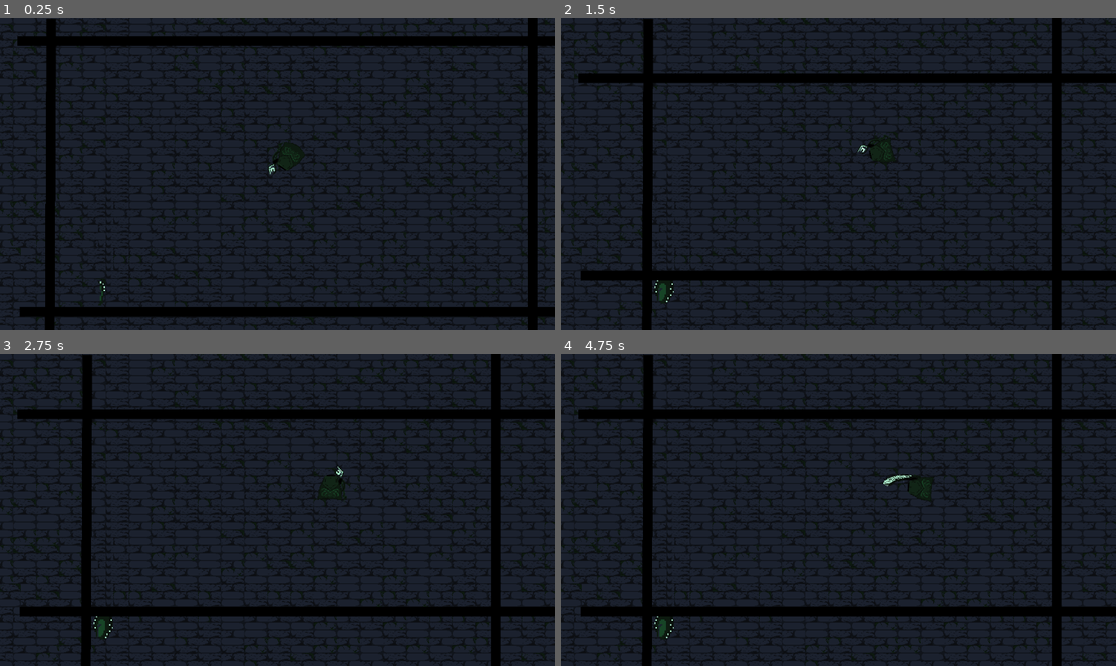
Above: before the commit, frames 1-4 (two rows, left to right).
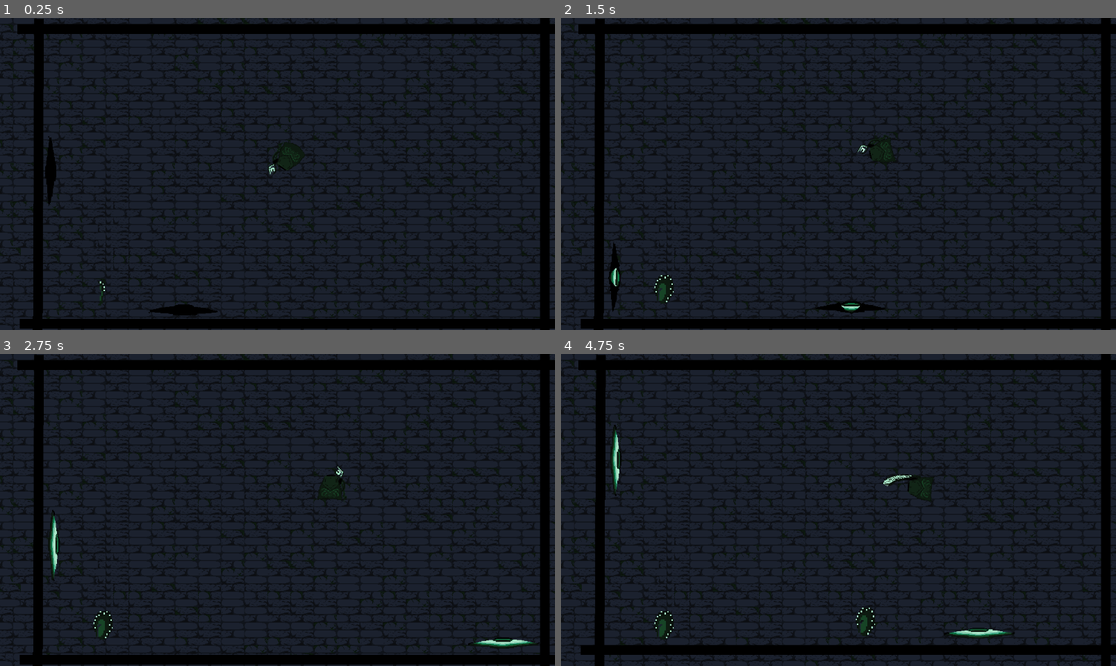
Above: after the commit, the same moments.

Repository: Lucas-FAlves/LudumDare_54_Godot
Game: Godot game, scene res://Scenes/Vilela.tscn
Same seed, same stepped clock (60 frames per second), same inputs: the game is played once before the commit and once after it. The engine's default icon, where the game draws it, is replaced by a stand-in: a white triangle on a blue panel in a dark square.
Inputs (mouse positions are in pixels of both pictures, inside the frame that each line leads up to):
- Up to frame 1 (0.25 s): no input
- Up to frame 2 (1.5 s): move the mouse to (960, 158) at 0.52 s; hold D (Move_Right) from 0.53 s (still down); tap E (Attack) at 0.6, 1.35 s; tap W (Move_Up) at 0.77 s; move the mouse to (727, 189) at 1.27 s
- Up to frame 3 (2.75 s): tap W (Move_Up) at 1.52 s; move the mouse to (333, 441) at 2.02 s; release D (Move_Right) at 2.03 s; hold A (Move_Left) from 2.03 s (still down); tap E (Attack) at 2.1 s
- Up to frame 4 (4.75 s): move the mouse to (810, 572) at 2.77 s; release A (Move_Left) at 2.78 s; hold D (Move_Right) 2.78-4.28 s; tap E (Attack) at 2.85, 3.6, 4.35 s; tap W (Move_Up) at 3.02, 3.77, 4.52 s; move the mouse to (1005, 556) at 3.52 s; move the mouse to (672, 463) at 4.27 s; hold A (Move_Left) from 4.28 s (still down)

The runs differ from the first frame. In frame 1, 15% of the frame differs, in the area x 3-100%, y 0-100%; in frame 2, 15%; in frame 3, 15%; in frame 4, 16%.

Commit message:
reduce wall movement

Diff:
--- a/Scenes/Level.tscn
+++ b/Scenes/Level.tscn
@@ -54,6 +54,8 @@
 position = Vector2(323, -24)
 shape = SubResource("RectangleShape2D_2w6an")
 
+[node name="CharacterBody2D (Olho)" parent="cima" instance=ExtResource("6_s24i4")]
+
 [node name="esquerda" type="RigidBody2D" parent="."]
 position = Vector2(16, 77)
 rotation = 1.57509
@@ -64,6 +66,9 @@
 move_speed = 0
 move_direction = Vector2(1, 0)
 metadata/_edit_group_ = true
+
+[node name="CharacterBody2D (Olho)" parent="esquerda" instance=ExtResource("6_s24i4")]
+isVertical = true
 
 [node name="Sprite2D" type="Sprite2D" parent="esquerda"]
 position = Vector2(322.287, -25.0714)
@@ -85,6 +90,9 @@
 move_direction = Vector2(-1, 0)
 move_limit = Vector2(-100, 0)
 metadata/_edit_group_ = true
+
+[node name="CharacterBody2D (Olho)" parent="direita" instance=ExtResource("6_s24i4")]
+isVertical = true
 
 [node name="Sprite2D" type="Sprite2D" parent="direita"]
 position = Vector2(319.823, -21.757)
@@ -114,7 +122,6 @@
 
 [node name="CharacterBody2D (Olho)" parent="baixo" instance=ExtResource("6_s24i4")]
 position = Vector2(346, -55)
-rotation = 3.14159
 collision_layer = 256
 collision_mask = 240
 
--- a/Scenes/Vilela.tscn
+++ b/Scenes/Vilela.tscn
@@ -70,12 +70,18 @@
 position = Vector2(323, -24)
 shape = SubResource("RectangleShape2D_2w6an")
 
+[node name="CharacterBody2D (Olho)" parent="esquerda" instance=ExtResource("7_okt4f")]
+position = Vector2(61.5906, -52.4841)
+collision_mask = 240
+isVertical = true
+
 [node name="direita" type="RigidBody2D" parent="."]
 position = Vector2(1103, 214)
 rotation = 1.5708
 scale = Vector2(0.309664, 1.00319)
 collision_layer = 64
 gravity_scale = 0.0
+freeze_mode = 1
 script = ExtResource("8_rdeqn")
 metadata/_edit_group_ = true
 
@@ -99,6 +105,7 @@
 [node name="CharacterBody2D (Olho)" parent="baixo" instance=ExtResource("7_okt4f")]
 position = Vector2(76, -52)
 collision_layer = 128
+collision_mask = 240
 
 [node name="Sprite2D" type="Sprite2D" parent="baixo"]
 position = Vector2(322, -22)
@@ -112,6 +119,7 @@
 [node name="Player_Character" parent="." instance=ExtResource("9_gxic7")]
 process_mode = 1
 position = Vector2(593, 285)
+collision_mask = 240
 
 [node name="Area2D" type="Area2D" parent="Player_Character"]
 
--- a/Scenes/direita.gd
+++ b/Scenes/direita.gd
@@ -1,6 +1,6 @@
 extends RigidBody2D
 
-@export var move_speed = 100  # Velocidade de movimento
+@export var move_speed = 25  # Velocidade de movimento
 @export var move_direction = Vector2.LEFT  # Direção inicial
 var is_moving = false  # Indica se o RigidBody2D está se movendo
 @export var move_limit = Vector2 (-100,0)  # Limite para onde o RigidBody2D deve se mover
@@ -11,7 +11,7 @@
 	# Obtém a posição inicial do objeto
 	initialPosition = global_position  # Ou use "position" em vez de "global_position" se for relativa ao nó pai
 	initialPosition += move_limit
-	start_movement()
+	#start_movement()
 
 func _process(delta):
 	if is_moving:
--- a/Scenes/esquerda.gd
+++ b/Scenes/esquerda.gd
@@ -1,6 +1,6 @@
 extends RigidBody2D
 
-@export var move_speed = 100  # Velocidade de movimento
+@export var move_speed = 25  # Velocidade de movimento
 @export var move_direction = Vector2.RIGHT  # Direção inicial
 var is_moving = false  # Indica se o RigidBody2D está se movendo
 @export var move_limit = Vector2 (100,0)  # Limite para onde o RigidBody2D deve se mover
@@ -11,7 +11,7 @@
 	# Obtém a posição inicial do objeto
 	initialPosition = global_position  # Ou use "position" em vez de "global_position" se for relativa ao nó pai
 	initialPosition += move_limit
-	start_movement()
+	#start_movement()
 
 func _process(delta):
 	if is_moving:
--- a/Scenes/movebaixo.gd
+++ b/Scenes/movebaixo.gd
@@ -1,6 +1,6 @@
 extends RigidBody2D
 
-@export var move_speed = 100  # Velocidade de movimento
+@export var move_speed = 25# Velocidade de movimento
 @export var move_direction = Vector2.UP  # Direção inicial
 var is_moving = false  # Indica se o RigidBody2D está se movendo
 @export var move_limit = Vector2 (0,-100)  # Limite para onde o RigidBody2D deve se mover
@@ -11,7 +11,7 @@
 	# Obtém a posição inicial do objeto
 	initialPosition = global_position  # Ou use "position" em vez de "global_position" se for relativa ao nó pai
 	initialPosition += move_limit
-	start_movement()
+	#start_movement()
 
 func _process(delta):
 	if is_moving:
--- a/Scenes/movecima.gd
+++ b/Scenes/movecima.gd
@@ -1,6 +1,6 @@
 extends RigidBody2D
 
-@export var move_speed = 100  # Velocidade de movimento
+@export var move_speed = 25  # Velocidade de movimento
 @export var move_direction = Vector2.DOWN  # Direção inicial
 var is_moving = false  # Indica se o RigidBody2D está se movendo
 @export var move_limit = Vector2 (0,100)  # Limite para onde o RigidBody2D deve se mover
@@ -11,7 +11,7 @@
 	# Obtém a posição inicial do objeto
 	initialPosition = global_position  # Ou use "position" em vez de "global_position" se for relativa ao nó pai
 	initialPosition += move_limit
-	start_movement()
+	#start_movement()
 
 func _process(delta):
 	if is_moving:
--- a/Scripts/Player/Player_Attack.gd
+++ b/Scripts/Player/Player_Attack.gd
@@ -37,4 +37,5 @@
 		sound_manager.playAudio("EyesClosing")
 		#olho.queue_free()
 		canva_olho.visible = false
+		olho.wall.stop_movement()
 	jogador.set_physics_process(true)
--- a/Scripts/olho.gd
+++ b/Scripts/olho.gd
@@ -14,6 +14,7 @@
 #referencias
 @onready var eyeSprite: CharacterBody2D = self
 @onready var eyeAnimatedSprite = get_node("Eye/CollisionShape2D/AnimatedSprite2D")
+@onready var wall = get_parent()
 var tentacleScene = load("res://Prefabs/tentaculo.tscn")
 var isTentacleSpawned : bool = false
 
@@ -22,7 +23,8 @@
 func _ready():
 	rng.randomize()
 	cooldown = rng.randi_range(200, 400)
-	eyeSprite.visible = false
+	wall.stop_movement()
+	#eyeSprite.visible = false
 
 	# Replace with function body.
 
@@ -34,7 +36,8 @@
 		cooldown -= delta
 	else:
 		isOff = false
-		eyeSprite.visible = true
+		wall.start_movement()
+		#eyeSprite.visible = true
 		if eyeAnimatedSprite != null:
 			eyeAnimatedSprite.play("Opening")
 			spawn_tentacle()
Not shown: 1 places in Scenes/Level.tscn that only renumber resources
Not shown: 2 places in Scenes/Vilela.tscn that only renumber resources
